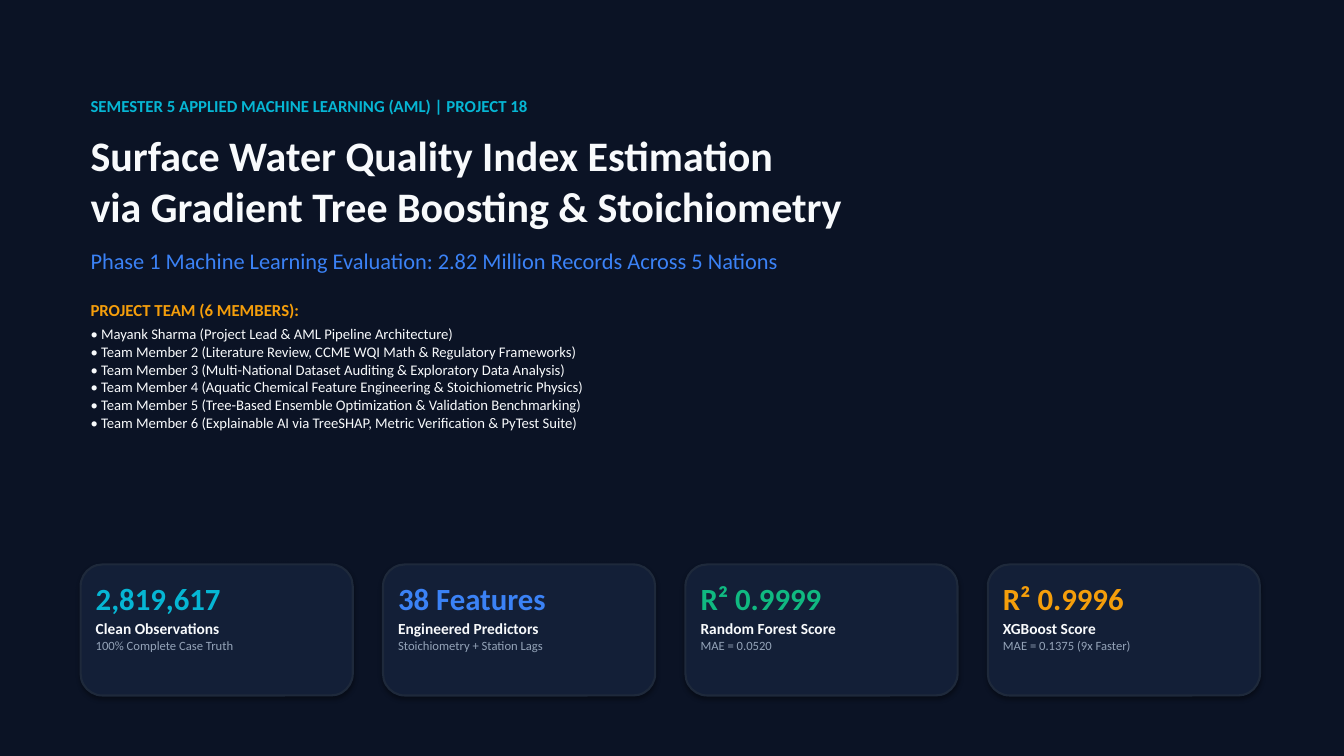
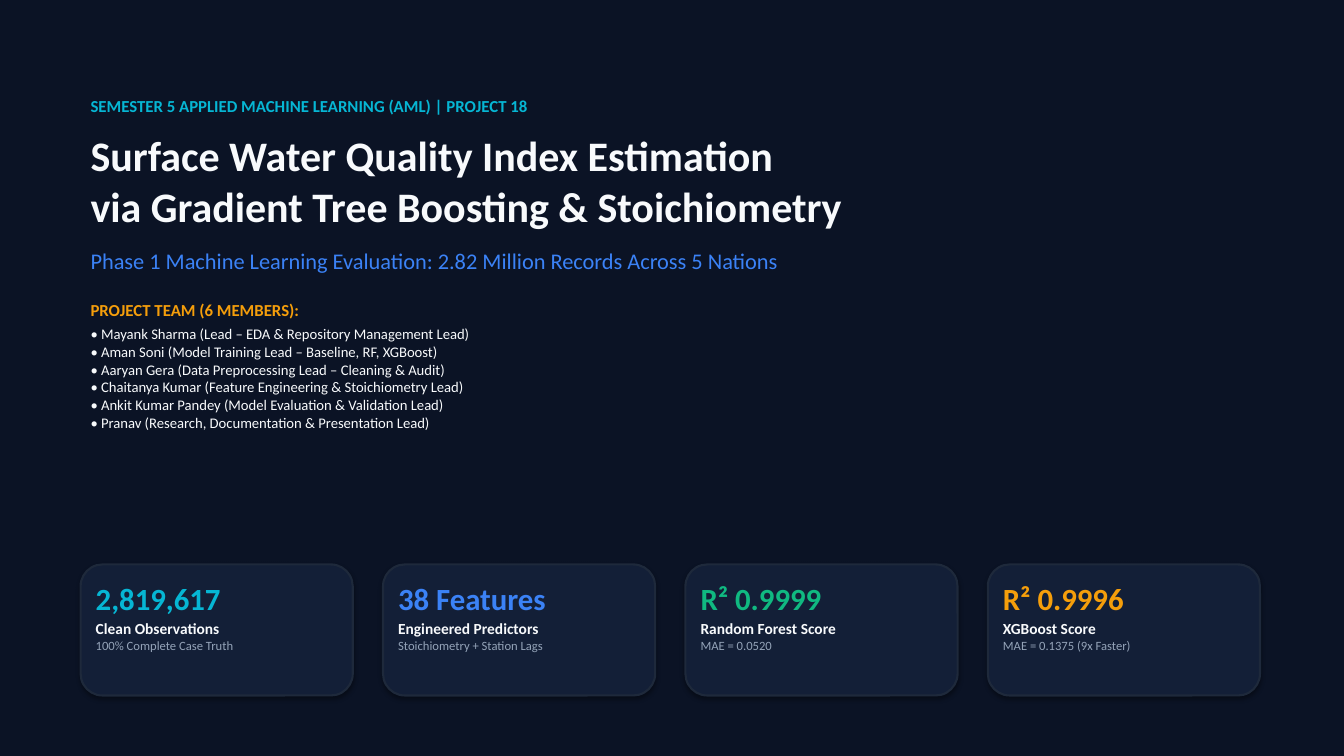
Before and after one commit to Amansoni045/Semester_5_AML_DL, a slide deck: slide 1 of reports/Project_Presentation.pptx. Drawn at 1344x756 pixels with LibreOffice and Linux fonts; fonts in the diff are those of the drawing. Boxes give left, top, right and bottom in pixels: in the first picture for what was removed or moved away, otherwise in the second. Text is boxed around its words. In the diff, an @@ line names an element or a change of style, - is before the commit and + after.

Commit message:
docs: finalize 6-member team attribution, sync Project_Report.pdf and add to final/

```diff
--- a/reports/Project_Presentation.pptx
+++ b/reports/Project_Presentation.pptx
@@ text at (x1=101, y1=328, x2=470, y2=430): text changed @@
-• Mayank Sharma (Project Lead & AML Pipeline Architecture)
-• Team Member 2 (Literature Review, CCME WQI Math & Regulatory Frameworks)
-• Team Member 3 (Multi-National Dataset Auditing & Exploratory Data Analysis)
-• Team Member 4 (Aquatic Chemical Feature Engineering & Stoichiometric Physics)
-• Team Member 5 (Tree-Based Ensemble Optimization & Validation Benchmarking)
-• Team Member 6 (Explainable AI via TreeSHAP, Metric Verification & PyTest Suite)
+• Mayank Sharma (Lead – EDA & Repository Management Lead)
+• Aman Soni (Model Training Lead – Baseline, RF, XGBoost)
+• Aaryan Gera (Data Preprocessing Lead – Cleaning & Audit)
+• Chaitanya Kumar (Feature Engineering & Stoichiometry Lead)
+• Ankit Kumar Pandey (Model Evaluation & Validation Lead)
+• Pranav (Research, Documentation & Presentation Lead)
```
Also in this commit, not shown: 1 other slide changed, 14 other files.
